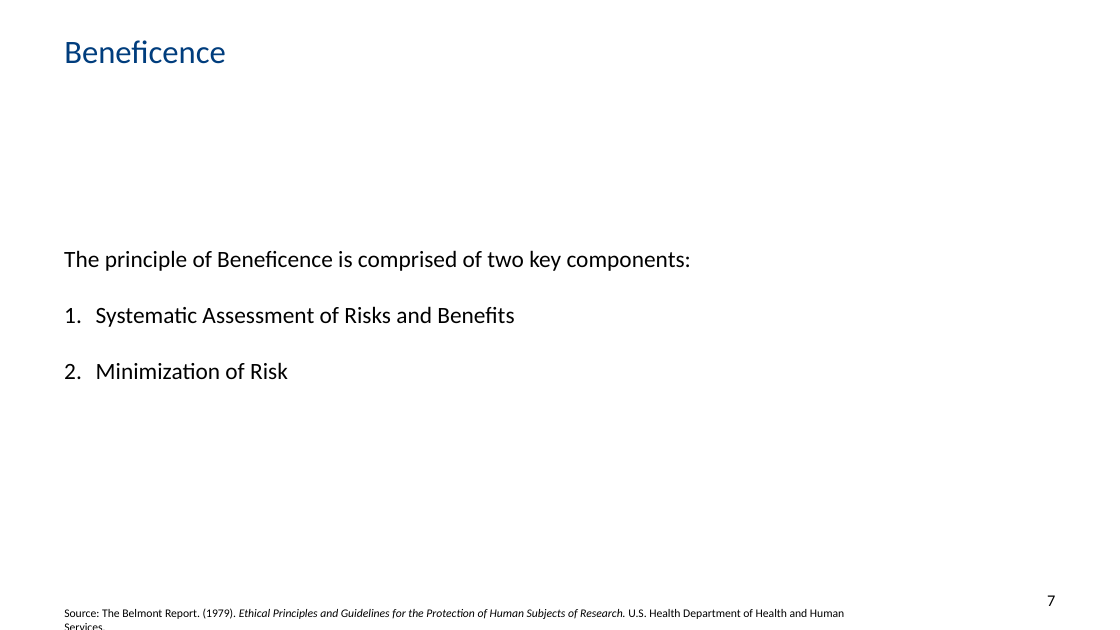
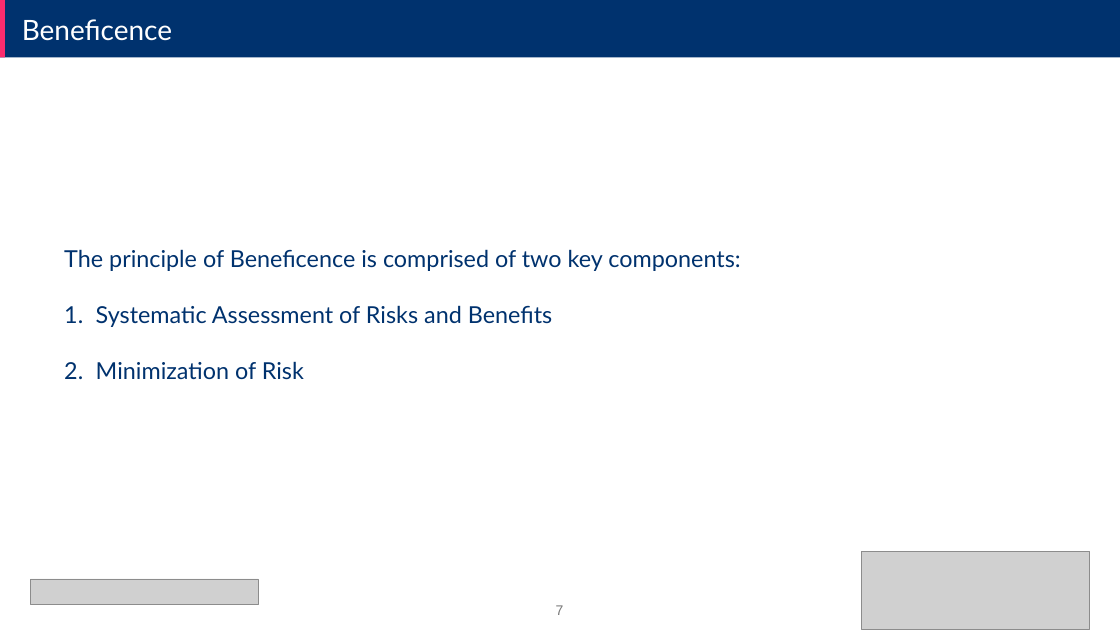
Before and after one commit to ML4NS/ml4ns.github.io, a slide deck: slide 7 of slides/Ethical AI - Principles and Practices/Ethical AI - Principles and Practices.pptx. Drawn at 1120x630 pixels with LibreOffice and Linux fonts; fonts in the diff are those of the drawing; grey boxes stand for pictures; background and template pictures are left out. Boxes give left, top, right and bottom in pixels: in the first picture for what was removed or moved away, otherwise in the second. Text is boxed around its words. In the diff, an @@ line names an element or a change of style, - is before the commit and + after.

```diff
--- a/slides/Ethical AI - Principles and Practices/Ethical AI - Principles and Practices.pptx
+++ b/slides/Ethical AI - Principles and Practices/Ethical AI - Principles and Practices.pptx
@@ rectangle added at (x1=0, y1=0, x2=1120, y2=57), fill #00326E @@
@@ rectangle added at (x1=0, y1=0, x2=5, y2=57), fill #FA2C6E @@
@@ text "Beneficence" moved from (x1=64, y1=40, x2=225, y2=64) to (x1=22, y1=19, x2=172, y2=41) @@
@@ text "Beneficence" at (x1=22, y1=19, x2=172, y2=41): size 28 to 24 pt, font Calibri to Lato, text colour #003D7D to #FFFFFF; vertical alignment middle to top @@
@@ text "The principle of Beneficence is ..." at (x1=64, y1=249, x2=740, y2=380): font Calibri to Lato, text colour #000000 to #00326E @@
@@ picture added at (x1=862, y1=551, x2=1090, y2=629) @@
@@ picture added at (x1=30, y1=579, x2=258, y2=604) @@
@@ page number moved from (x1=1047, y1=595, x2=1055, y2=606) to (x1=556, y1=605, x2=564, y2=615) @@
@@ page number at (x1=556, y1=605, x2=564, y2=615): size 14 to 12 pt, font Calibri to Arial, text colour #000000 to #797979; alignment right to centre; vertical alignment top to middle @@
@@ text removed at (x1=64, y1=608, x2=844, y2=619) @@
-Source: The Belmont Report. (1979). Ethical Principles and Guidelines for the Protection of Human Subjects of Research. U.S. Health Department of Health and Human Services.
```
Also in this commit, not shown: 16 other slides changed, 2 slides added, 1 slide removed.
